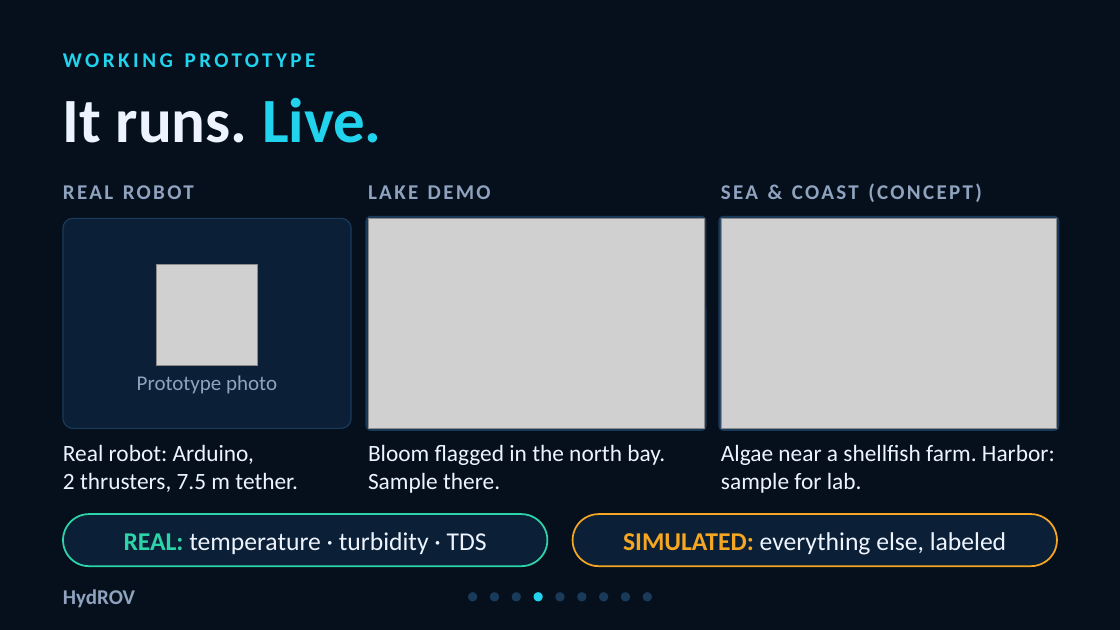
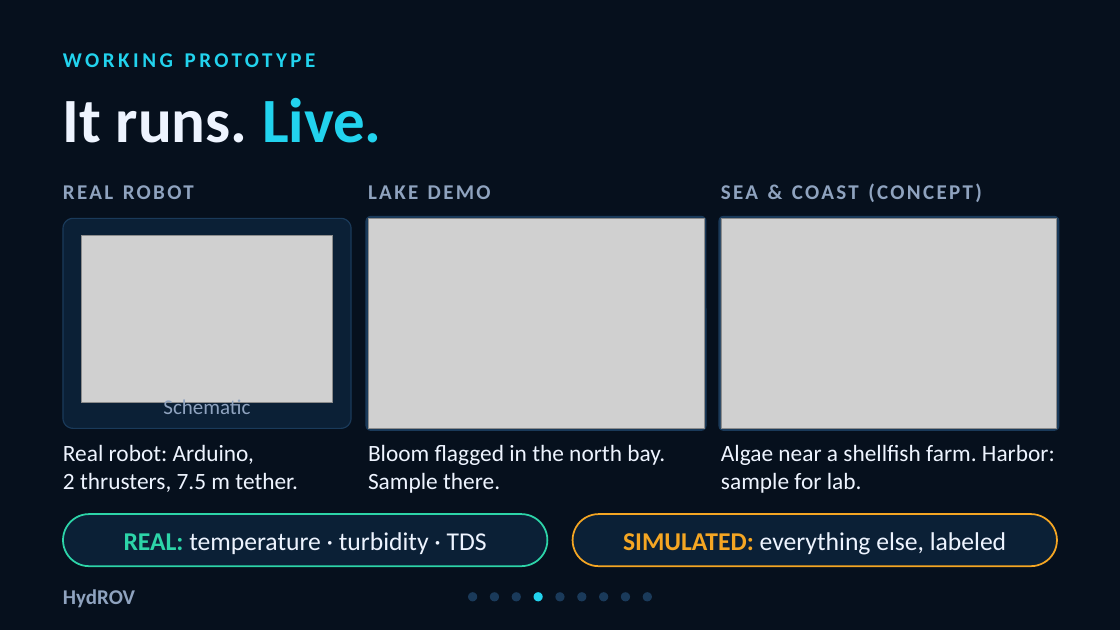
Before and after one commit to Davide-glitch/HydROV, a slide deck: slide 4 of deck/deck.pptx. Drawn at 1120x630 pixels with LibreOffice and Linux fonts; fonts in the diff are those of the drawing; grey boxes stand for pictures. Boxes give left, top, right and bottom in pixels: in the first picture for what was removed or moved away, otherwise in the second. Text is boxed around its words. In the diff, an @@ line names an element or a change of style, - is before the commit and + after.

```diff
--- a/deck/deck.pptx
+++ b/deck/deck.pptx
@@ picture resized from (x1=156, y1=265, x2=257, y2=365) to (x1=82, y1=235, x2=333, y2=402) @@
@@ text at (x1=163, y1=396, x2=250, y2=414): text changed @@
-Prototype photo
+Schematic
```
Also in this commit, not shown: 2 other slides changed, 10 other files.
